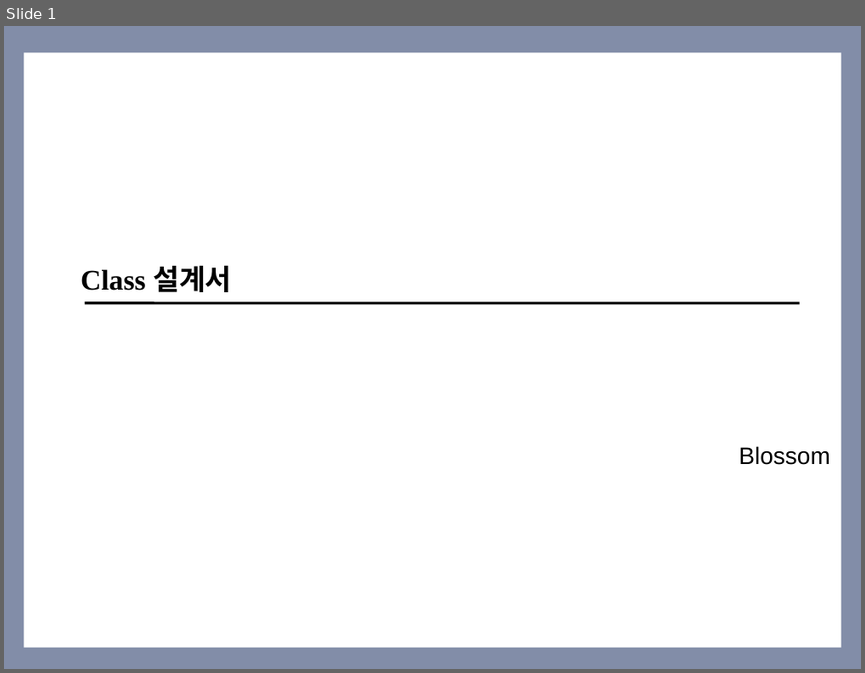
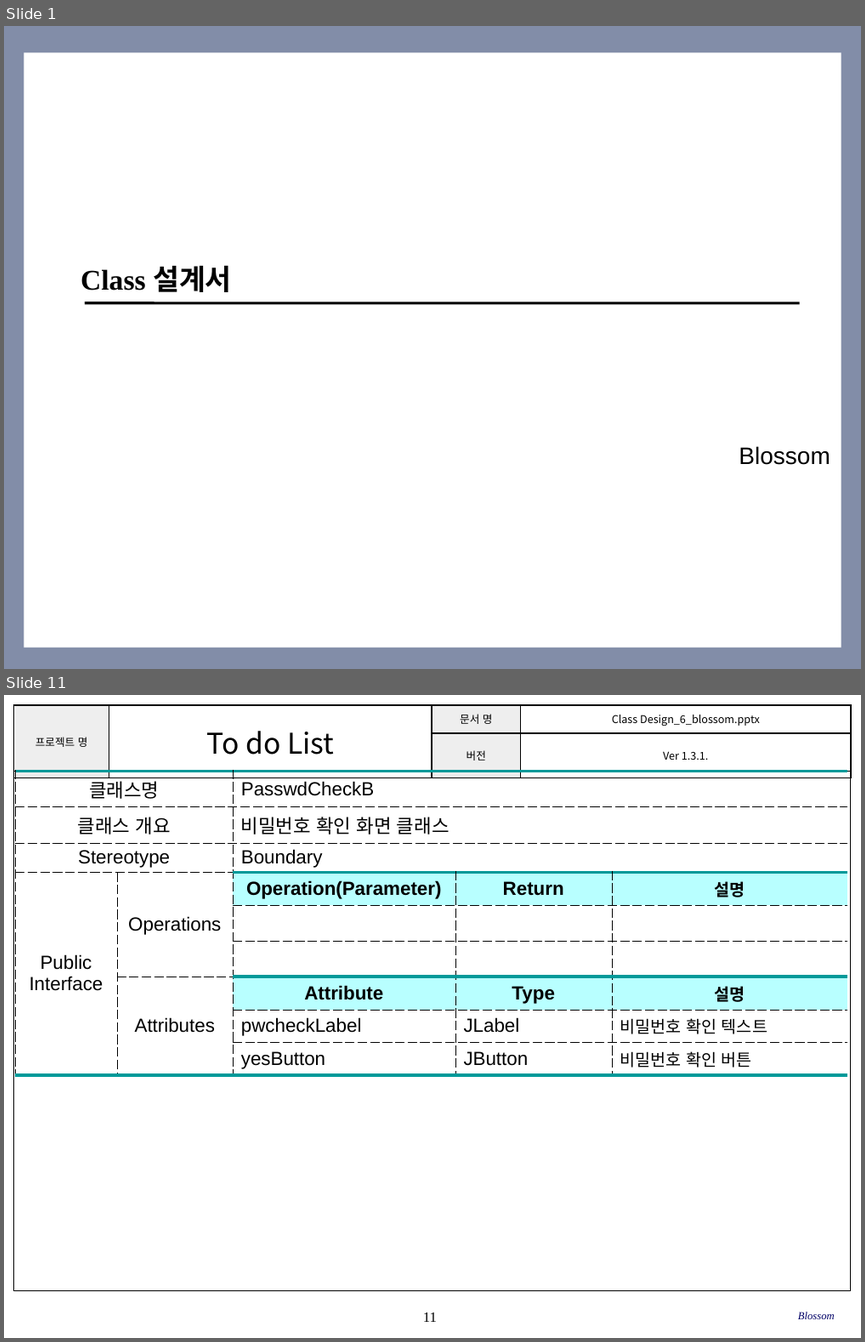
Before and after one commit to SE-admin/SE2017_6_blossom, a slide deck: doc/3_ 설계서/Class Design_6_blossom.pptx. Shown one above the other, each under a label of ours: slide 1 before the commit, slides 1 and 11 after it; the slides between them are not shown. The pictures are 865x673 and 865x1342 pixels, drawn with LibreOffice and Linux fonts; fonts in the diff are those of the drawing; background and template pictures are left out. Boxes give left, top, right and bottom in pixels: in the first picture for what was removed or moved away, otherwise in the second. Text is boxed around its words. In the diff, an @@ line names an element or a change of style, - is before the commit and + after.

Commit message:
2017 - 05 - 26 Ver 1.3.1. PasswdCheckB, NouserB 클래스 추가 임현

```diff
--- a/doc/3_ 설계서/Class Design_6_blossom.pptx
+++ b/doc/3_ 설계서/Class Design_6_blossom.pptx
@@ slide 11 added at box(4, 695, 861, 1338), background #FFFFFF @@
@@ table added at box(13, 705, 851, 802), 2 rows, 4 columns @@
+프로젝트 명 | To do List | 문서 명 | Class Design_6_blossom.pptx
+ |  | 버전 | Ver 1.3.1.
@@ rectangle added at box(13, 771, 851, 1291), outline #000000 0.75 pt @@
@@ table added at box(15, 771, 847, 1072), 9 rows, 5 columns @@
+클래스명 |  | PasswdCheckB |  | 
+클래스 개요 |  | 비밀번호 확인 화면 클래스 |  | 
+Stereotype |  | Boundary |  | 
+Public / Interface | Operations | Operation(Parameter) | Return | 설명
+ |  |  |  | 
+ |  |  |  | 
+ | Attributes | Attribute | Type | 설명
+ |  | pwcheckLabel | JLabel | 비밀번호 확인 텍스트
+ |  | yesButton | JButton | 비밀번호 확인 버튼
@@ page number added at box(423, 1312, 437, 1321), 12 pt, text #000000 @@
+11
@@ text added at box(798, 1311, 834, 1319), 9 pt, text #000066, italic @@
+Blossom
```
Also in this commit, not shown: 23 slides changed, 1 other slide added, 1 slide removed.
